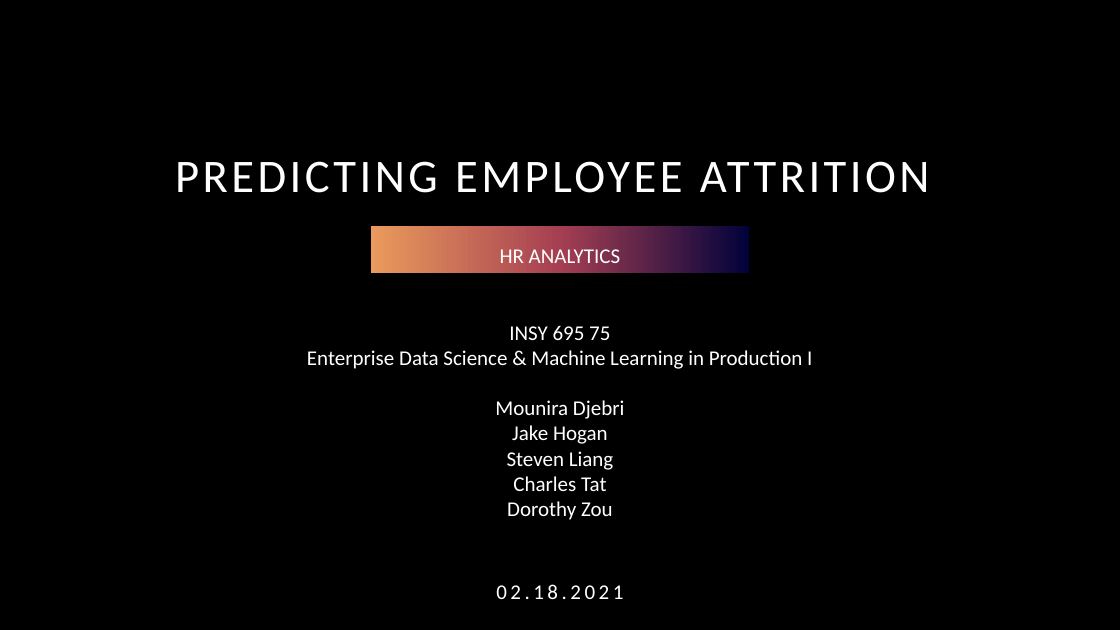
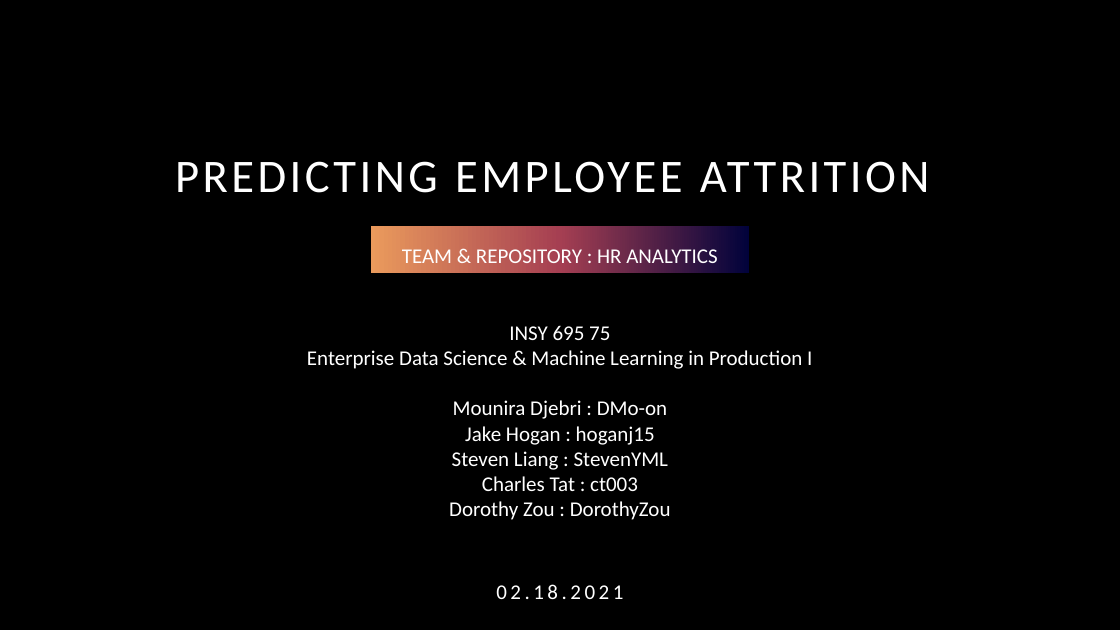
Before and after one commit to McGill-MMA-EnterpriseAnalytics/HR_Analytics, a slide deck: slide 1 of HR_Analytics.pptx. Drawn at 1120x630 pixels with LibreOffice and Linux fonts; fonts in the diff are those of the drawing; background and template pictures are left out. Boxes give left, top, right and bottom in pixels: in the first picture for what was removed or moved away, otherwise in the second. Text is boxed around its words. In the diff, an @@ line names an element or a change of style, - is before the commit and + after.

Commit message:
Final Presentation

```diff
--- a/HR_Analytics.pptx
+++ b/HR_Analytics.pptx
@@ text at bbox=[402, 245, 718, 269]: text changed @@
-HR ANALYTICS
+TEAM & REPOSITORY : HR ANALYTICS
@@ text at bbox=[449, 400, 671, 520]: text changed @@
-Mounira Djebri
-Jake Hogan
-Steven Liang
-Charles Tat
-Dorothy Zou
+Mounira Djebri : DMo-on
+Jake Hogan : hoganj15
+Steven Liang : StevenYML
+Charles Tat : ct003
+Dorothy Zou : DorothyZou
```
